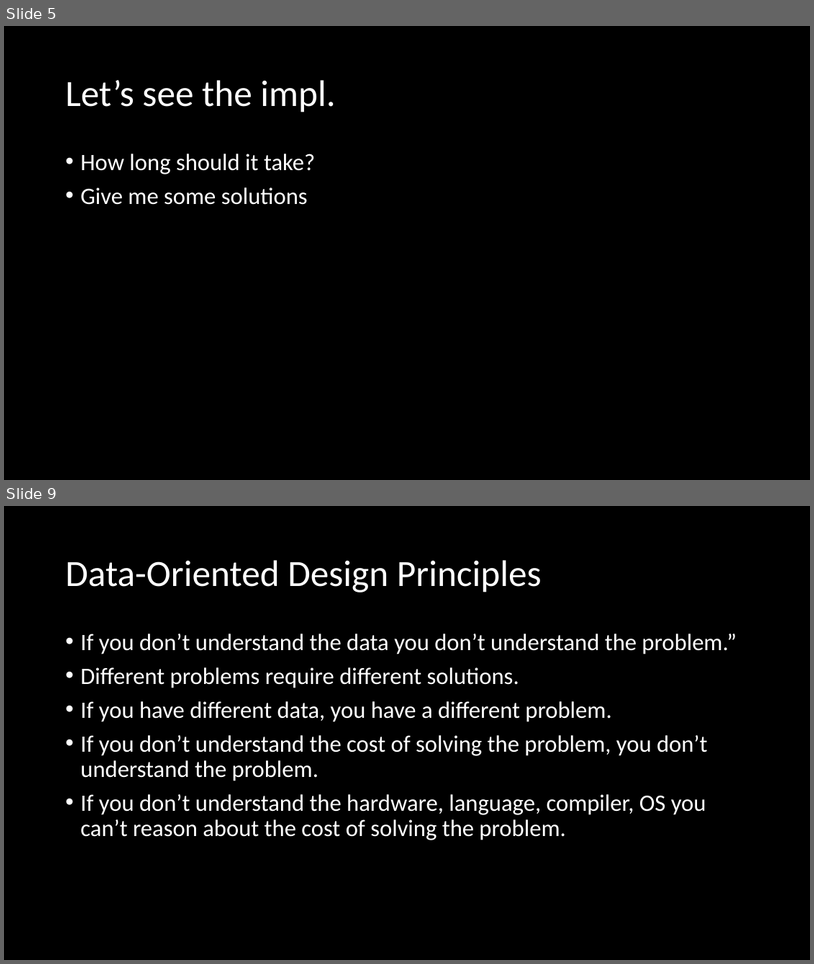
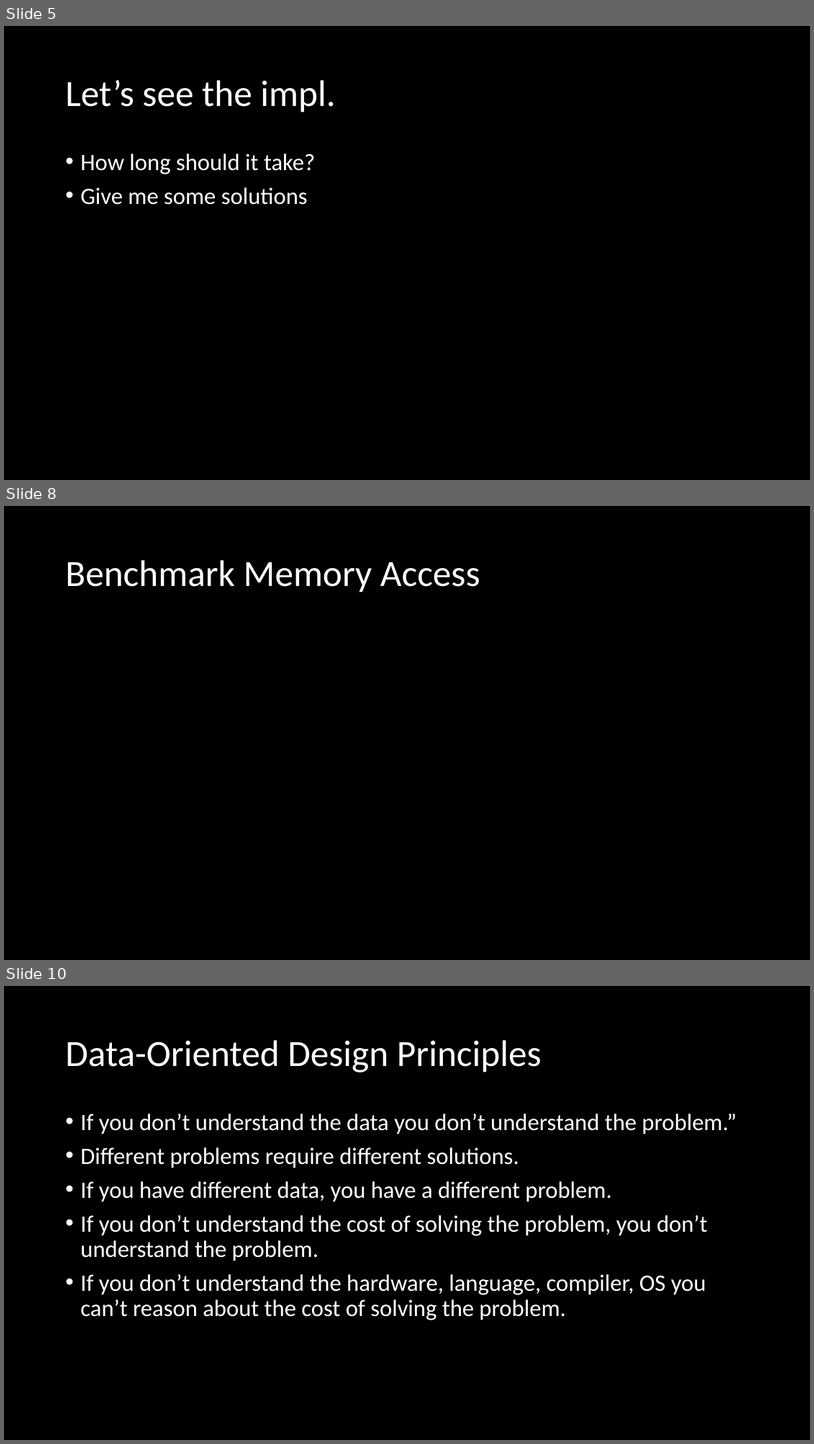
Before and after one commit to omidshahbazi/DODSample, a slide deck: Presentation/Presentation.pptx. Shown one above the other, each under a label of ours: slides 5 and 9 before the commit, slides 5, 8 and 10 after it; the slides between them are not shown. The pictures are 814x964 and 814x1444 pixels, drawn with LibreOffice and Linux fonts; fonts in the diff are those of the drawing. Boxes give left, top, right and bottom in pixels: in the first picture for what was removed or moved away, otherwise in the second. Text is boxed around its words. In the diff, an @@ line names an element or a change of style, - is before the commit and + after.

Commit message:
MemoryAccess benchmark added

```diff
--- a/Presentation/Presentation.pptx
+++ b/Presentation/Presentation.pptx
@@ slide 8 added at box(4, 506, 810, 960), background #000000 @@
@@ title added at box(65, 560, 481, 592), 44 pt, text #FFFFFF @@
+Benchmark Memory Access
@@ what was slide 9 is now slide 10 @@
```
Also in this commit, not shown: 4 slides changed, 5 other files.
